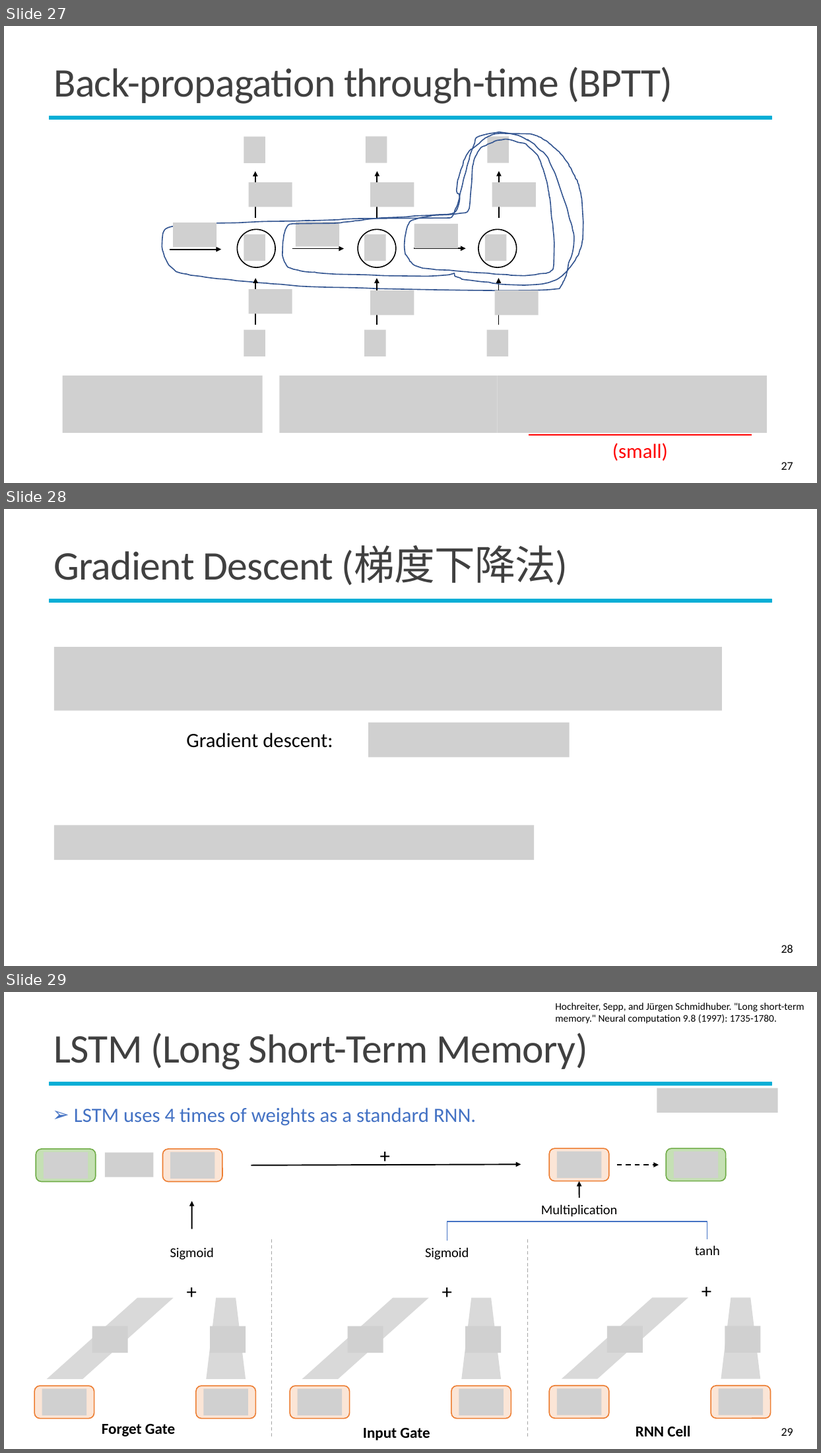
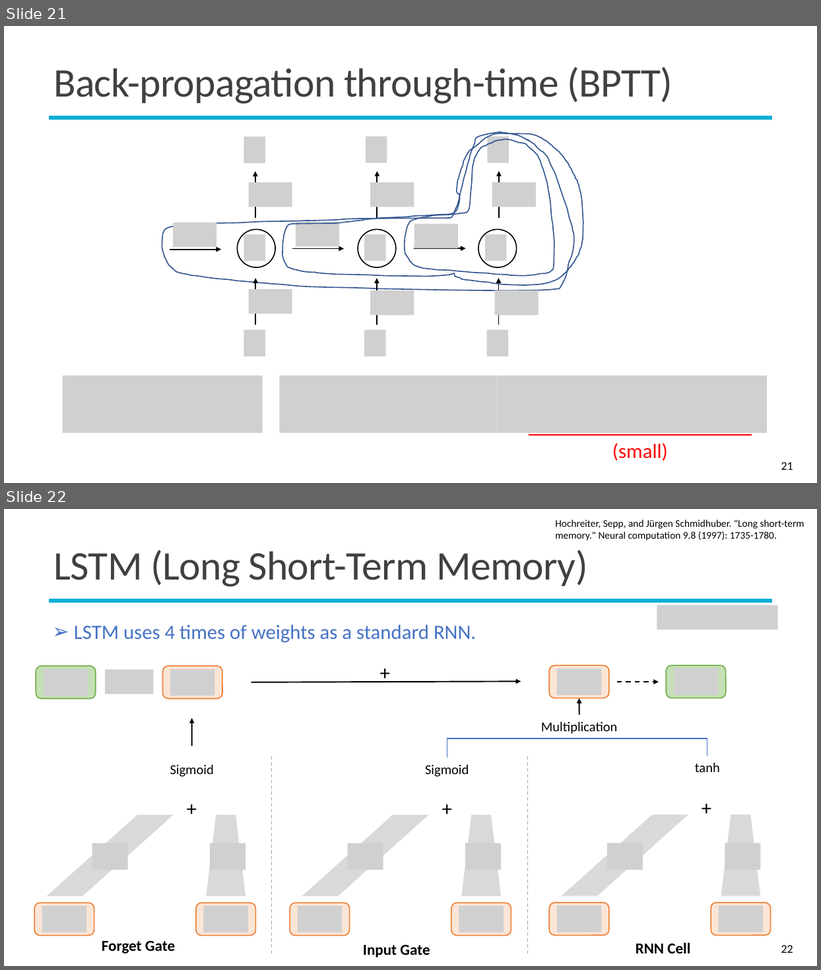
Before and after one commit to mcps5601/CGUDL_2025_Spring, a slide deck: slides/RNN_0331.pptx. Shown one above the other, each under a label of ours: slides 27, 28 and 29 before the commit, slides 21 and 22 after it. The pictures are 821x1453 and 821x970 pixels, drawn with LibreOffice and Linux fonts; fonts in the diff are those of the drawing; grey boxes stand for pictures; background and template pictures are left out. Boxes give left, top, right and bottom in pixels: in the first picture for what was removed or moved away, otherwise in the second. Text is boxed around its words. In the diff, an @@ line names an element or a change of style, - is before the commit and + after.

```diff
--- a/slides/RNN_0331.pptx
+++ b/slides/RNN_0331.pptx
@@ slide 28 removed at (x1=4, y1=509, x2=817, y2=966), background #FFFFFF; not listed: 1 template element that a slide beside it also shows @@
@@ title removed at (x1=54, y1=545, x2=568, y2=586) @@
-Gradient Descent (梯度下降法)
@@ picture removed at (x1=54, y1=647, x2=722, y2=710) @@
@@ picture removed at (x1=369, y1=722, x2=570, y2=757) @@
@@ text removed at (x1=186, y1=733, x2=333, y2=748) @@
-Gradient descent:
@@ picture removed at (x1=54, y1=826, x2=534, y2=860) @@
@@ page number removed at (x1=781, y1=945, x2=793, y2=953) @@
-28
@@ what was slide 27 is now slide 21 @@
@@ page number at (x1=781, y1=462, x2=793, y2=470): text changed @@
-27
+21
@@ what was slide 29 is now slide 22 @@
@@ page number at (x1=781, y1=945, x2=793, y2=953): text changed @@
-29
+22
```
Also in this commit, not shown: 7 slides changed, 1 slide added, 5 other slides removed.
